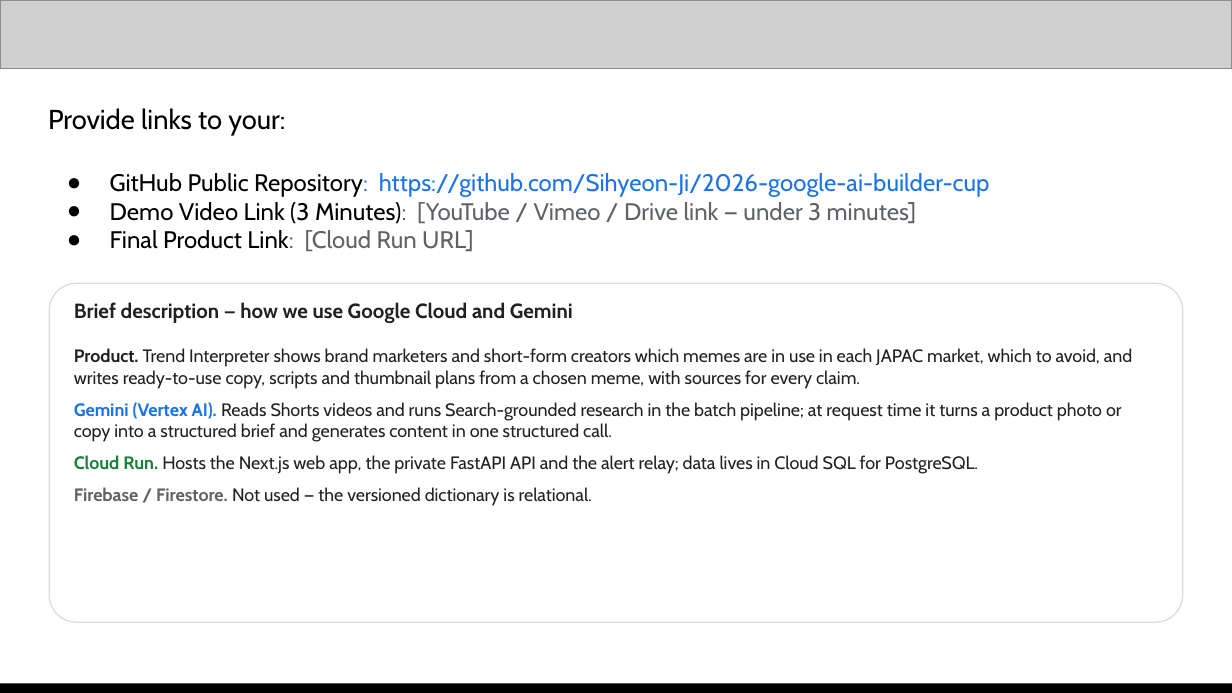
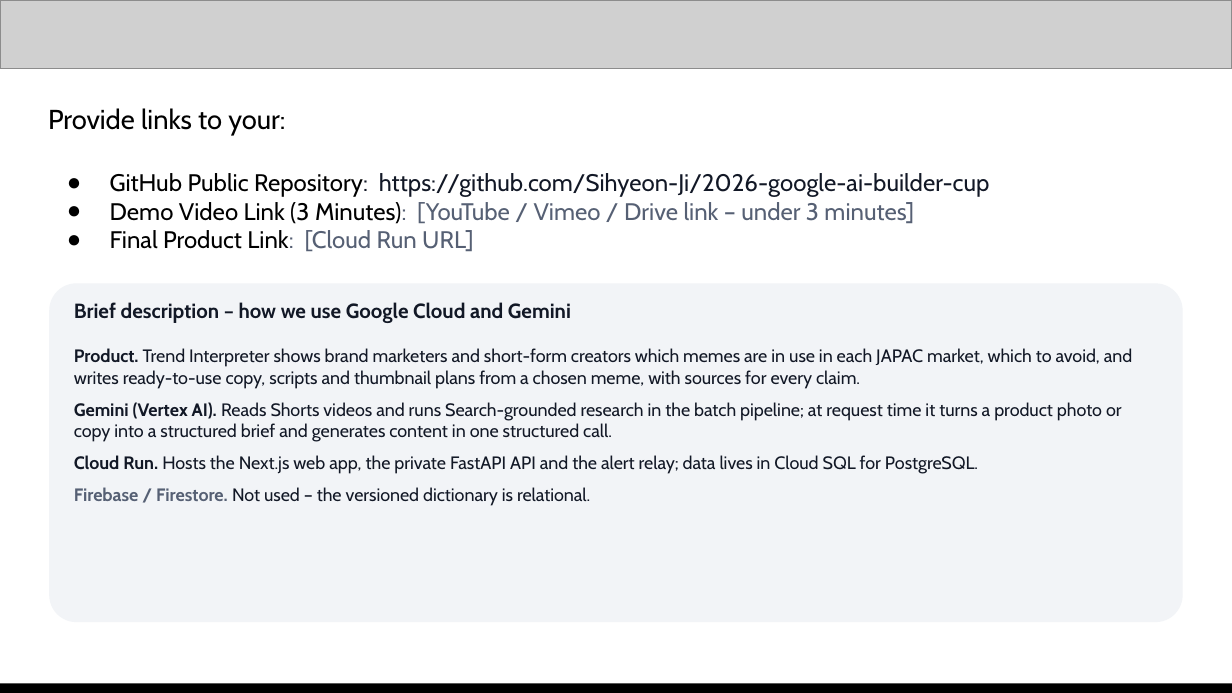
Before and after one commit to Sihyeon-Ji/trend-interpreter, a slide deck: slide 12 of docs/대회/제출/AI-Builder-Cup-제출-초안.pptx (slide 13 before the commit). Drawn at 1232x693 pixels with LibreOffice and Linux fonts; fonts in the diff are those of the drawing; grey boxes stand for pictures. Boxes give left, top, right and bottom in pixels: in the first picture for what was removed or moved away, otherwise in the second. Text is boxed around its words. In the diff, an @@ line names an element or a change of style, - is before the commit and + after.

Commit message:
docs: 발표 자료를 웹 톤으로 다시 꾸미고 최신 사례·그래프·표·화면 사진 넣기
- 웹 무대 색(글자 #121826·판 #f2f4f7, 파란색은 사람 승인만), 색 번호 원·테두리 카드·긴 대시 제거
- Why now: 스타벅스 코리아 탱크데이(2026-05)·Journal of Marketing Research(2025) 사례와 Morning Consult 그래프
- 기존 도구 비교표, 회차별 어울림 그래프, 운영 화면 네 장, 효과·실현성 숫자 갱신
- 옛 추천 화면 와이어프레임 슬라이드 삭제
- README(영어·한국어) Why it matters에 같은 최신 사례 추가

```diff
--- a/docs/대회/제출/AI-Builder-Cup-제출-초안.pptx
+++ b/docs/대회/제출/AI-Builder-Cup-제출-초안.pptx
@@ text at [48,108,990,251]: text colour #000000 to none in "Provide links to your:", "GitHub Public Repository:", "Final Product Link:"; text colour #1A73E8 to #121826 in "Repository: https://github.com/Sihyeon-Ji/2026-google-ai-bui ..."; text colour #5F6368 to #566074 in "Link: [Cloud Run URL]" @@
@@ text at [110,202,914,224]: text changed; text colour #5F6368 to #566074 @@
-● Demo Video Link (3 Minutes): [YouTube / Vimeo / Drive link — under 3 minutes]
+● Demo Video Link (3 Minutes): [YouTube / Vimeo / Drive link – under 3 minutes]
@@ rounded rectangle at [49,283,1183,622]: fill #FFFFFF to #F2F4F7; outline #DADCE0 0.75 pt to none @@
@@ text at [74,302,571,323]: text changed; text colour #202124 to #121826 @@
-Brief description — how we use Google Cloud and Gemini
+Brief description – how we use Google Cloud and Gemini
@@ text at [74,348,1132,474]: text colour #202124 to #121826 in "Product. Trend Interpreter shows brand marketers and ...", "Reads Shorts videos and runs Search-grounded research ...", "Hosts the Next.js web app, the private ..."; text colour #1A73E8 to #121826 in "Gemini (Vertex AI)."; text colour #188038 to #121826 in "Cloud Run." @@
@@ text at [74,487,590,506]: text changed; text colour #202124 to #121826 @@
-Firebase / Firestore. Not used — the versioned dictionary is relational.
+Firebase / Firestore. Not used – the versioned dictionary is relational.
```
Also in this commit, not shown: 12 other slides changed, 1 slide removed, 3 other files.
